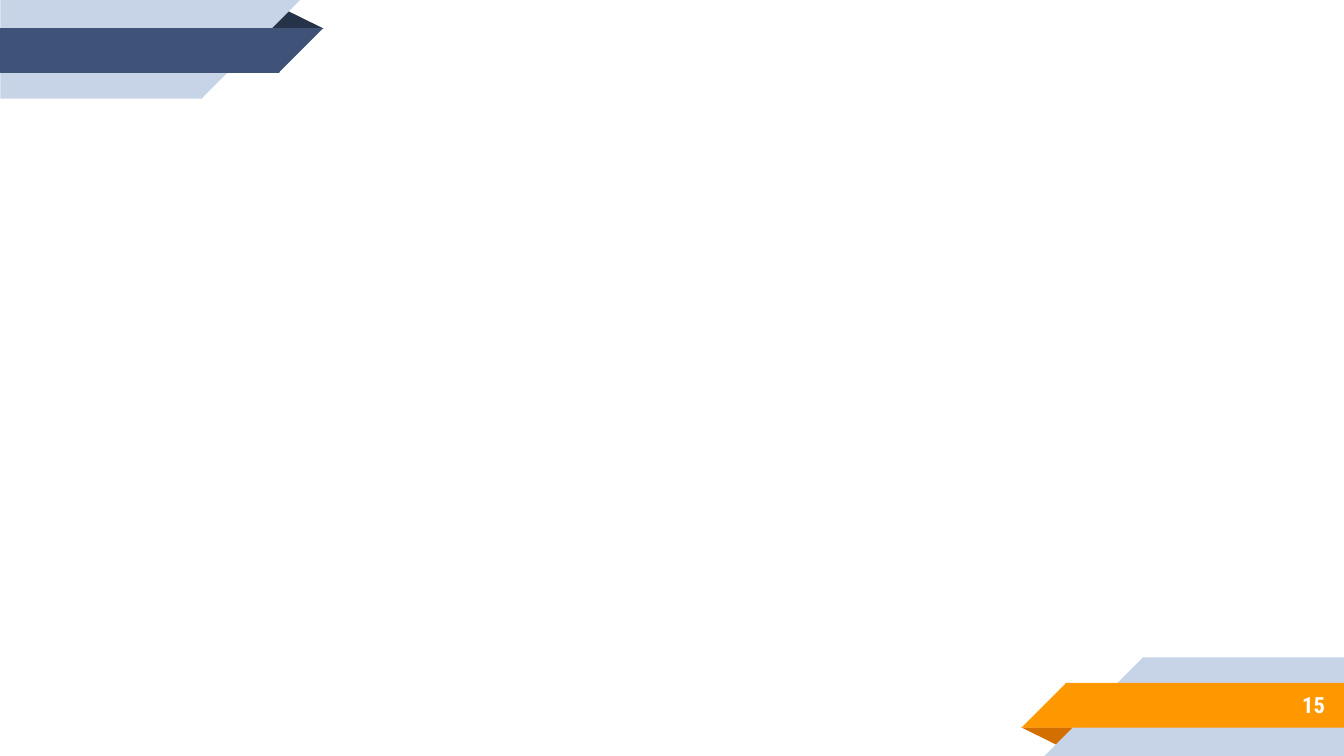
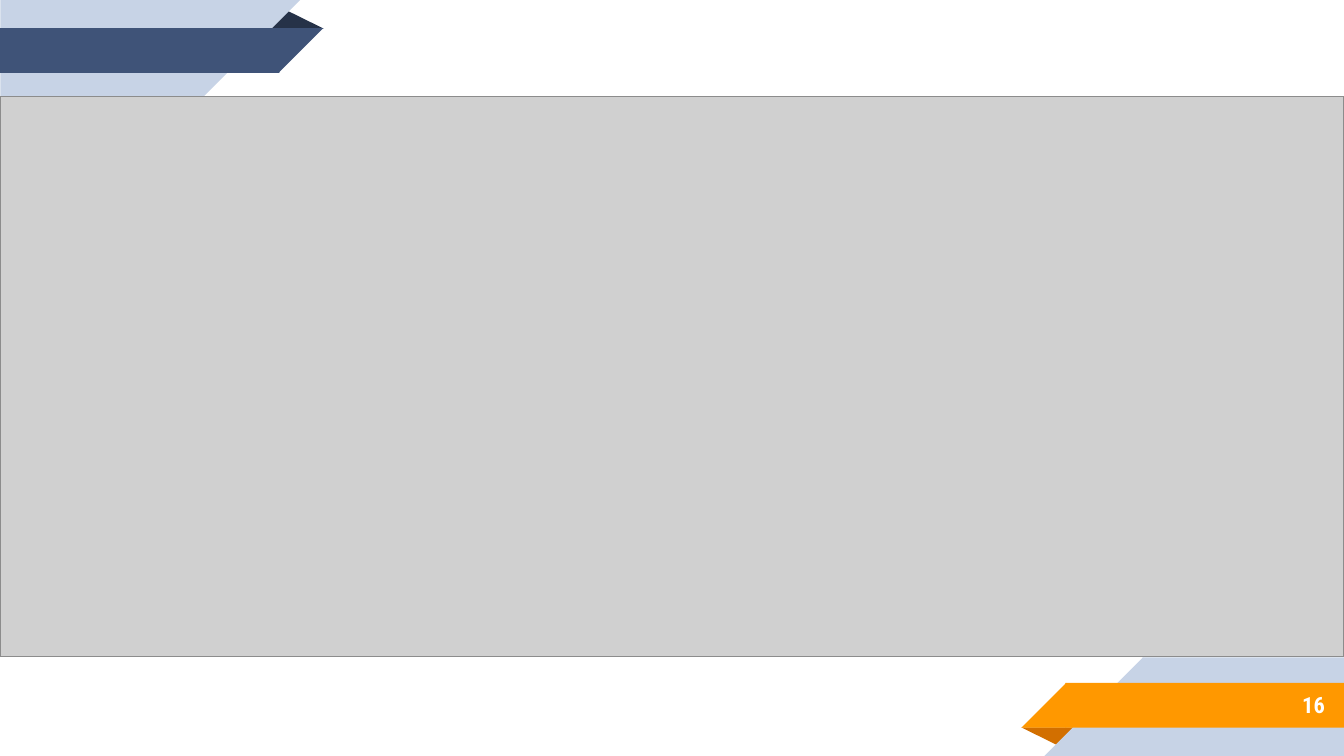
Before and after one commit to vanessals95/Projeto1_Inteligencia_Artificial, a slide deck: slide 16 of Apresentação_IA_Projeto1.pptx (slide 15 before the commit). Drawn at 1344x756 pixels with LibreOffice and Linux fonts; fonts in the diff are those of the drawing; grey boxes stand for pictures. Boxes give left, top, right and bottom in pixels: in the first picture for what was removed or moved away, otherwise in the second. Text is boxed around its words. In the diff, an @@ line names an element or a change of style, - is before the commit and + after.

```diff
--- a/Apresentação_IA_Projeto1.pptx
+++ b/Apresentação_IA_Projeto1.pptx
@@ picture added at [0,97,1344,657] @@
@@ page number at [1302,697,1325,714]: text changed @@
-15
+16
```
Also in this commit, not shown: 4 other slides changed, 7 slides added, 11 slides removed, 14 other files.
